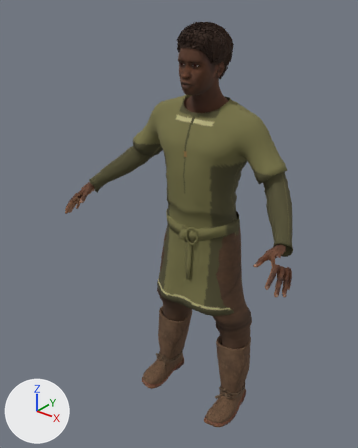
Before and after pictures for a commit that changed the glTF model apps/client/src/props/art-study/source-tavin/tavin-travel-coat-motion.glb.
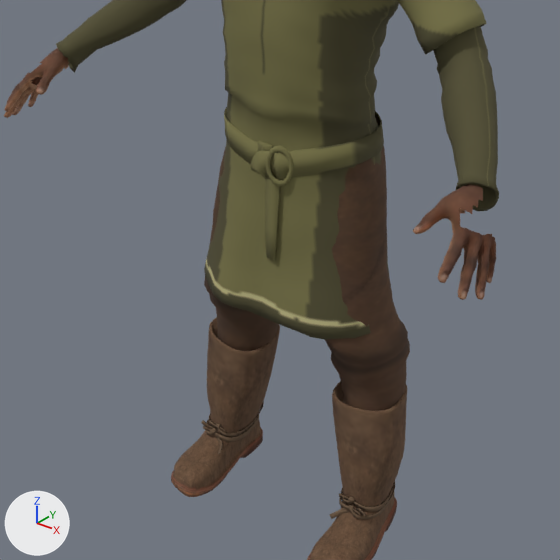
The first picture shows the older version from a 50 mm lens placed at (1.207, -1.582, 1.979), pointed at (-0.058, 0.0, 0.999). The close-ups show the older and then the newer version on the part from 18% to 90% of the width and 36% to 93% of the height of that picture. Only the edits that show in the close-ups are written down. Every picture has the same lights, and +X, +Y and +Z are marked at lower left. Where no turn or scale is listed for an object, it has been applied to the vertices. Vertices at exactly the same position are counted once.

In view in the first close-up: 'Tavin Vale travel-coat', 'Tavin Vale travel-coat.rehmanpolanski_viking_boots', 'Tavin Vale travel-coat.rehmanpolanski_viking_pants', 'Tavin Vale travel-coat.rehmanpolanski_viking_tunic'.
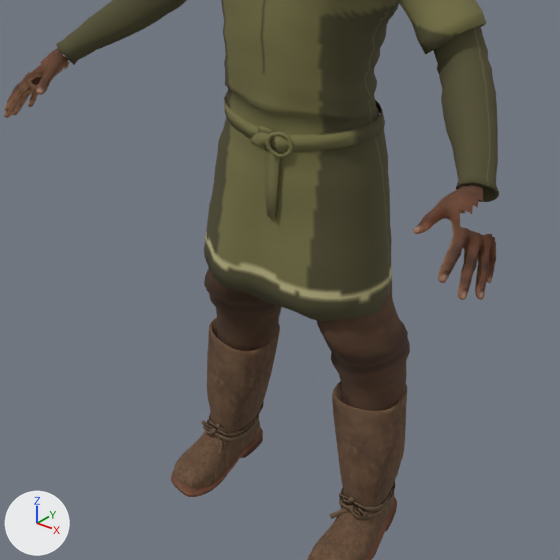
Boxes (x1, y1, x2, y2) around the edits, measured in the close-ups (560 x 560 px; the box of a moved part takes in the faces that stretch with it):
'Tavin Vale travel-coat.rehmanpolanski_viking_tunic', reshaped
    before: (56, 0, 499, 340)
    after: (56, 0, 499, 322)
part 1 of me_tunicviking_003, moved or reshaped
    before: (266, 146, 293, 186)
    after: (266, 131, 294, 157)
part 2 of me_tunicviking_003, moved or reshaped
    before: (204, 72, 389, 340)
    after: (204, 72, 392, 322)
part 3 of me_tunicviking_003, moved or reshaped
    before: (456, 183, 499, 211)
    after: (456, 183, 499, 202)
part 4 of me_tunicviking_003, moved or reshaped
    before: (63, 47, 97, 73)
    after: (68, 47, 97, 65)

What the commit changed:
me_tunicviking_003 is used by ob_tavin_vale_travel_coat_rehmanpolanski_viking_tunic; location (0.0, 0.137, 0.012).
me_tunicviking_003 had 3346 vertices, 6568 faces and spanned x -0.54..0.541, y -0.264..0.121, z 0.586..1.545.
me_tunicviking_003 now has 3346 vertices, 6568 faces and spans x -0.54..0.541, y -0.264..0.121, z 0.629..1.545.
me_tunicviking_003 part 1: the loose piece of 128 vertices spanning x 0.015..0.07, y -0.184..-0.16, z 0.925..1.018 is scaled about its middle by (1, 1, 0.625), then moved by (0.0, 0.0, 0.049).
me_tunicviking_003 part 2: 1021 of 3346 vertices moved; they spanned x -0.233..0.233, y -0.195..0.121, z 0.586..1.099 and now span x -0.233..0.233, y -0.195..0.121, z 0.629..1.1; mean shift (0.0, 0.0, 0.061); largest move (0.101, -0.153, 0.825) -> (0.101, -0.153, 0.928).
me_tunicviking_003 part 3: all 35 vertices in x 0.462..0.539, y -0.248..-0.169, z 1.05..1.099 are scaled about their middle by (1, 1, 0.625), then moved by (0.0, 0.0, 0.01).
me_tunicviking_003 part 4: all 33 vertices in x -0.538..-0.466, y -0.248..-0.175, z 1.05..1.099 are scaled about their middle by (1, 1, 0.625), then moved by (0.0, 0.0, 0.01).
